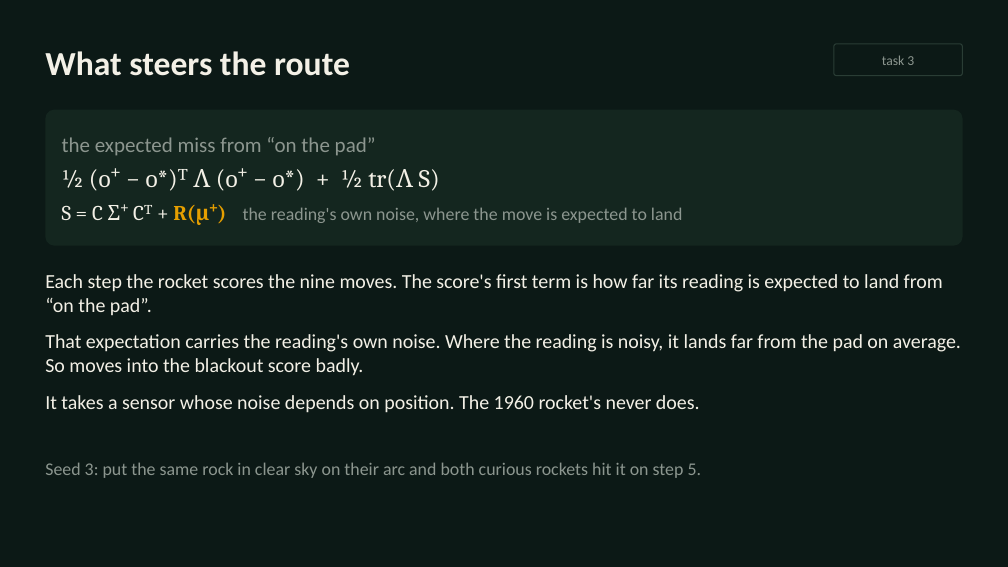
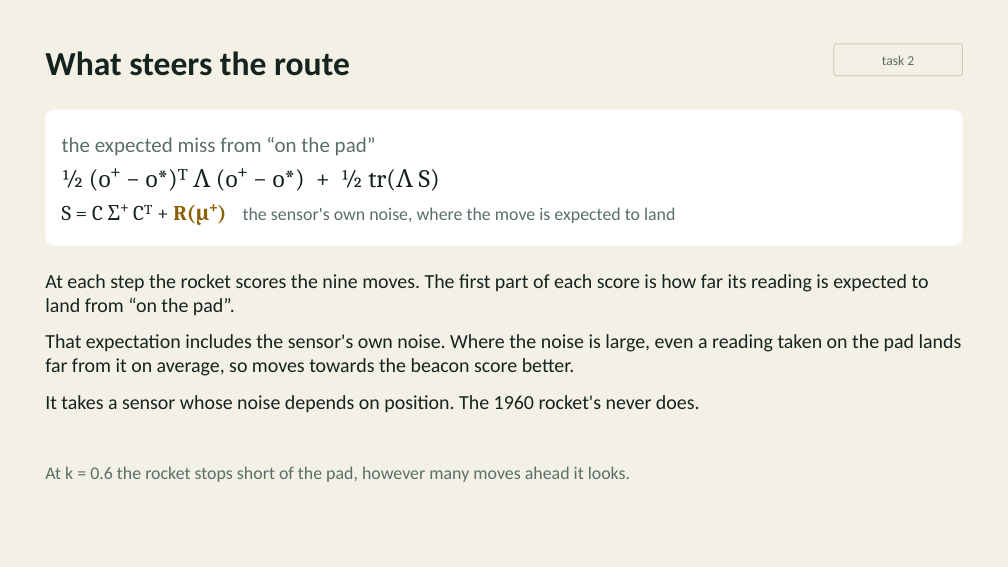
Before and after one commit to inferogenesis/cpomdp-workshop, a slide deck: slide 17 of deck/cpomdp_symposium_2026.pptx. Drawn at 1008x567 pixels with LibreOffice and Linux fonts; fonts in the diff are those of the drawing. Boxes give left, top, right and bottom in pixels: in the first picture for what was removed or moved away, otherwise in the second. Text is boxed around its words. In the diff, an @@ line names an element or a change of style, - is before the commit and + after.

Commit message:
feat: remake the deck in 31 slides on the light theme, with a timer for each task

```diff
--- a/deck/cpomdp_symposium_2026.pptx
+++ b/deck/cpomdp_symposium_2026.pptx
@@ background #0C1916 to #F3F0E6 @@
@@ text "What steers the route" at (45, 51, 350, 76): text colour #F3F0E6 to #16241F @@
@@ rounded rectangle "task 2" at (834, 44, 963, 76): outline #2A3D35 1 pt to #D3CEBF 1 pt @@
@@ text in rounded rectangle at (882, 55, 914, 65): text changed; text colour #8C968F to #5B6F68 @@
-task 3
+task 2
@@ rounded rectangle "the expected miss from “on ..." at (45, 110, 963, 246): fill #14261F to #FFFFFF @@
@@ text in rounded rectangle at (62, 137, 440, 191): text colour #8C968F to #5B6F68 in "the expected miss from “on the pad”"; text colour #F3F0E6 to #16241F in "½ (o⁺ − o*)ᵀ Λ (o⁺ − ..." @@
@@ text in rounded rectangle at (62, 204, 675, 225): text changed; text colour #8C968F to #5B6F68 @@
-S = C Σ⁺ Cᵀ + R(μ⁺) the reading's own noise, where the move is expected to land
+S = C Σ⁺ Cᵀ + R(μ⁺) the sensor's own noise, where the move is expected to land
@@ text at (45, 274, 962, 376): text changed; text colour #F3F0E6 to #16241F @@
-Each step the rocket scores the nine moves. The score's first term is how far its reading is expected to land from “on the pad”.
-That expectation carries the reading's own noise. Where the reading is noisy, it lands far from the pad on average. So moves into the blackout score badly.
+At each step the rocket scores the nine moves. The first part of each score is how far its reading is expected to land from “on the pad”.
+That expectation includes the sensor's own noise. Where the noise is large, even a reading taken on the pad lands far from it on average, so moves towards the beacon score better.
@@ text at (45, 395, 700, 413): text colour #F3F0E6 to #16241F in "It takes a sensor whose noise depends ..." @@
@@ text at (45, 466, 630, 482): text changed; text colour #8C968F to #5B6F68 @@
-Seed 3: put the same rock in clear sky on their arc and both curious rockets hit it on step 5.
+At k = 0.6 the rocket stops short of the pad, however many moves ahead it looks.
```
Also in this commit, not shown: 14 other slides changed, 16 slides added, 10 slides removed, 12 other files.
